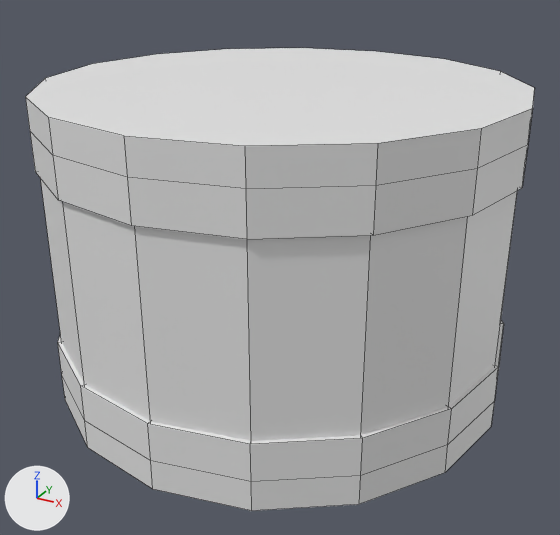
One commit to the FBX model Assets/Models/FBXModels/Lobby.fbx: the scene before it, then after it.
Before and after are seen from a 50 mm lens placed at (1.53, -2.81, 1.85), pointed at (0.04, -0.09, 0.49). The axes (+X, +Y, +Z) are drawn at lower left. The lights are the same throughout. Mesh edges are drawn as thin lines. Where no turn or scale is listed for an object, it has been applied to the vertices.
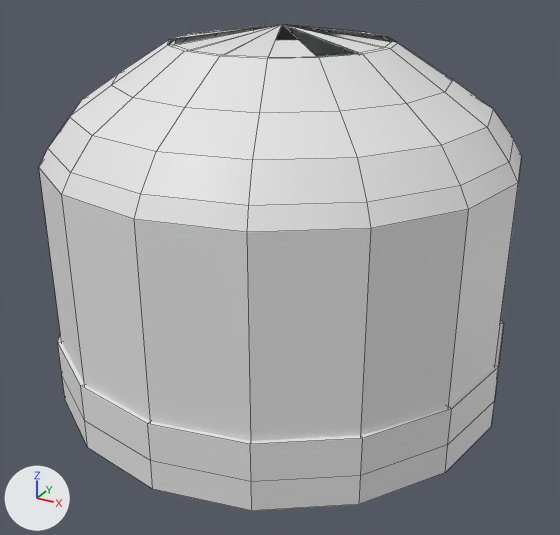
What differs and where, as boxes [x1, y1, x2, y2] in the pictures (560 x 535 px):
'Cylinder.001', reshaped: before [40, 178, 517, 441]; after [39, 25, 522, 441]
'Cylinder.002', deleted: before [25, 48, 534, 239]
part 1 of me_cylinder_001, built on: after [39, 25, 522, 232]

What changed in the scene script:
```text
Change me_cylinder_001:
    used by ob_cylinder_001; location = (0.0, 0.0, 0.607)
    remove me_cylinder_001.from_pydata(...)  # 64 vertices, 36 faces; spans x -0.98..0.98, y -0.98..0.98, z -0.39..0.39
    add me_cylinder_001.from_pydata(...)  # 196 vertices, 186 faces; spans x -0.98..0.98, y -0.98..0.98, z -0.39..0.89
    me_cylinder_001 part 1
    2 faces are deleted
    132 vertices are added at x -0.94..0.94, y -0.94..0.94, z 0.46..0.89
    152 new faces join them
Remove ob_cylinder_002:
    ob_cylinder_002 = bpy.data.objects.new('Cylinder.002', me_cylinder_003)
    ob_cylinder_002.location = (0.0, 0.0, 1.207)
```
